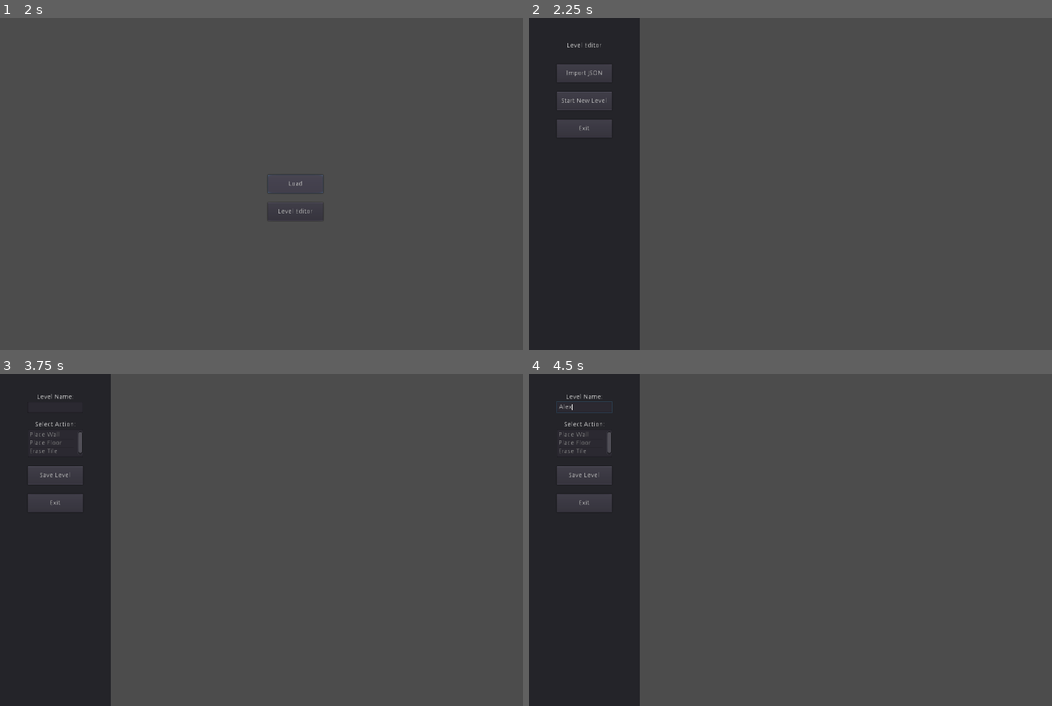
Above: before the commit, frames 1-4 (two rows, left to right).
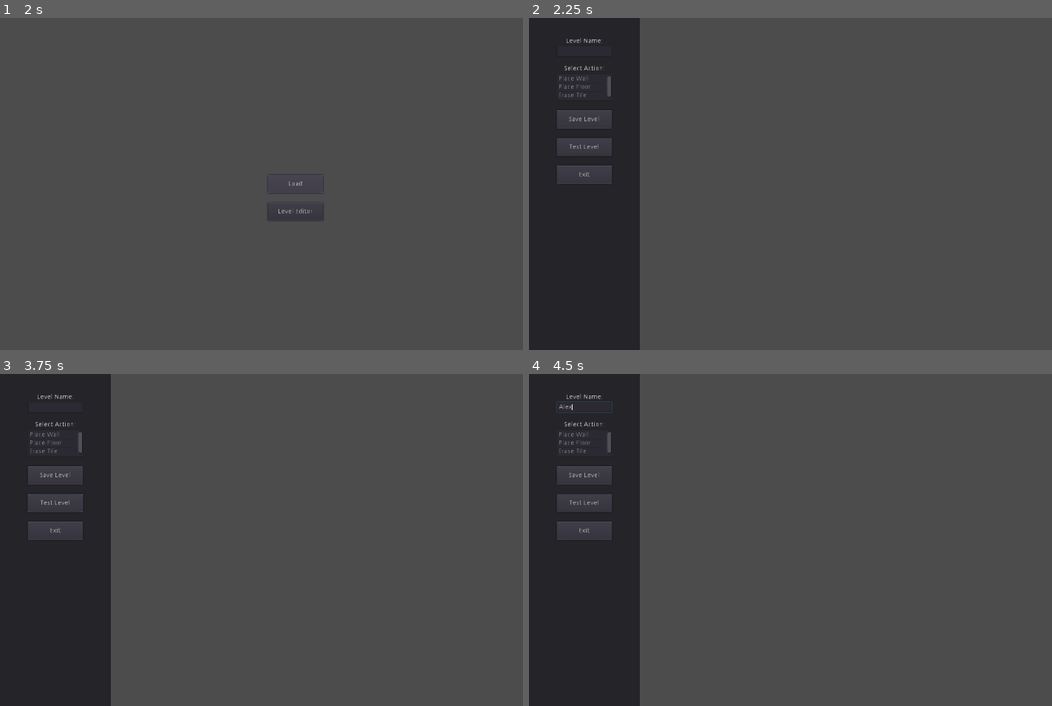
Above: after the commit, the same moments.

Repository: realkotob/Bootstrap
Game: Godot game, scene res://Game.tscn
Same seed, same stepped clock (60 frames per second), same inputs: the game is played once before the commit and once after it.
Inputs (mouse positions are in pixels of both pictures, inside the frame that each line leads up to):
- Up to frame 1 (2 s): tap Enter at 0.5 s; move the mouse to (423, 167) at 0.52 s; click (423, 167) at 0.67 s; click "Load" at 1.25 s
- Up to frame 2 (2.25 s): click "Level Editor" at 2 s
- Up to frame 3 (3.75 s): click (57, 503) at 2.75 s, where only the run after the commit has a clickable "Test Level"; click (57, 457) at 3.5 s, where only the run before the commit has a clickable "Start New Level"
- Up to frame 4 (4.5 s): click (586, 407) at 4.27 s; type "Alex" at 4.35 s

Frame 1 is identical in both runs. In frame 2, 1.7% of the frame differs, in the area x 5-16%, y 6-50%; in frame 3, 0.4%; in frame 4, 0.4%.

Commit message:
Add test level button to level editor

Diff:
--- a/Level_Editor.gd
+++ b/Level_Editor.gd
@@ -147,3 +147,6 @@
 	}
 	var data: String = JSON.print(dic)
 	save_file(path, data)
+
+func _on_TestLevel_pressed():
+	pass
--- a/Level_Editor.tscn
+++ b/Level_Editor.tscn
@@ -23,7 +23,6 @@
 [node name="ActiveState" type="Node" parent="EditorPanel"]
 
 [node name="LevelNameLabel" type="Label" parent="EditorPanel/ActiveState"]
-visible = false
 margin_left = 60.0
 margin_top = 40.0
 margin_right = 180.0
@@ -33,14 +32,12 @@
 valign = 1
 
 [node name="LevelNameEdit" type="LineEdit" parent="EditorPanel/ActiveState"]
-visible = false
 margin_left = 60.0
 margin_top = 60.0
 margin_right = 180.0
 margin_bottom = 84.0
 
 [node name="SelectActionLabel" type="Label" parent="EditorPanel/ActiveState"]
-visible = false
 margin_left = 60.0
 margin_top = 100.0
 margin_right = 180.0
@@ -50,31 +47,36 @@
 valign = 1
 
 [node name="ActionList" type="ItemList" parent="EditorPanel/ActiveState"]
-visible = false
 margin_left = 60.0
 margin_top = 120.0
 margin_right = 180.0
 margin_bottom = 180.0
 
 [node name="SaveLevel" type="Button" parent="EditorPanel/ActiveState"]
-visible = false
 margin_left = 60.0
 margin_top = 200.0
 margin_right = 180.0
 margin_bottom = 240.0
 text = "Save Level"
 
-[node name="ExitEdit" type="Button" parent="EditorPanel/ActiveState"]
-visible = false
+[node name="TestLevel" type="Button" parent="EditorPanel/ActiveState"]
 margin_left = 60.0
 margin_top = 260.0
 margin_right = 180.0
 margin_bottom = 300.0
+text = "Test Level"
+
+[node name="ExitEdit" type="Button" parent="EditorPanel/ActiveState"]
+margin_left = 60.0
+margin_top = 320.0
+margin_right = 180.0
+margin_bottom = 360.0
 text = "Exit"
 
 [node name="InitialState" type="Node" parent="EditorPanel"]
 
 [node name="LevelEditorLabel" type="Label" parent="EditorPanel/InitialState"]
+visible = false
 margin_left = 60.0
 margin_top = 40.0
 margin_right = 180.0
@@ -84,6 +86,7 @@
 valign = 1
 
 [node name="ImportJSON" type="Button" parent="EditorPanel/InitialState"]
+visible = false
 margin_left = 60.0
 margin_top = 100.0
 margin_right = 180.0
@@ -91,6 +94,7 @@
 text = "Import JSON"
 
 [node name="StartNew" type="Button" parent="EditorPanel/InitialState"]
+visible = false
 margin_left = 60.0
 margin_top = 160.0
 margin_right = 180.0
@@ -98,6 +102,7 @@
 text = "Start New Level"
 
 [node name="Exit" type="Button" parent="EditorPanel/InitialState"]
+visible = false
 margin_left = 60.0
 margin_top = 220.0
 margin_right = 180.0
@@ -113,6 +118,7 @@
 [connection signal="text_changed" from="EditorPanel/ActiveState/LevelNameEdit" to="EditorTileMap" method="_on_LevelNameEdit_text_changed"]
 [connection signal="item_selected" from="EditorPanel/ActiveState/ActionList" to="EditorTileMap" method="_on_TileList_item_selected"]
 [connection signal="pressed" from="EditorPanel/ActiveState/SaveLevel" to="." method="_on_SaveLevel_pressed"]
+[connection signal="pressed" from="EditorPanel/ActiveState/TestLevel" to="." method="_on_TestLevel_pressed"]
 [connection signal="pressed" from="EditorPanel/ActiveState/ExitEdit" to="." method="_on_ExitEdit_pressed"]
 [connection signal="pressed" from="EditorPanel/InitialState/ImportJSON" to="." method="_on_ImportJSON_pressed"]
 [connection signal="pressed" from="EditorPanel/InitialState/StartNew" to="." method="_on_StartNew_pressed"]
